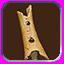
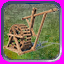
Layered file, before and after one edit (64x64). Changes by layer:
painted on "Flat Image" over [3, 3, 60, 60]
showed "Unit Grass" over [3, 3, 60, 60]
